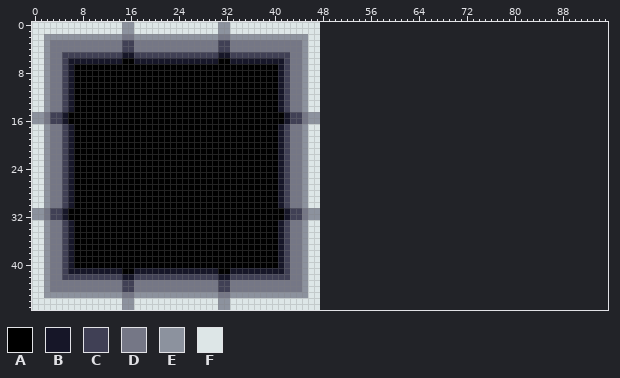
A pixel-art file gets an edit: assets/tile_map.aseprite. Above, as it was before the edit.
48x48 pixels, 1 frame. The old version is drawn lined up with the new one, on the new canvas.
Palette (. is transparent): A #000000  B #161628  C #404055  D #757786  E #8c929e  F #dde6e7
Pixels before (only the part around the change), first column x 61:
 9 ...................................
10 ...................................
11 ...................................
12 ...................................
13 ...................................
14 ...................................
15 ...................................
16 ...................................
17 ...................................
18 ...................................
19 ...................................
20 ...................................
21 ...................................
22 ...................................
23 ...................................
24 ...................................
25 ...................................
26 ...................................
27 ...................................
28 ...................................
29 ...................................
30 ...................................
31 ...................................
32 ...................................
33 ...................................
34 ...................................
35 ...................................
36 ...................................
37 ...................................
38 ...................................
39 ...................................
40 ...................................
41 ...................................
42 ...................................
43 ...................................
44 ...................................
45 ...................................
46 ...................................
47 ...................................
The result:
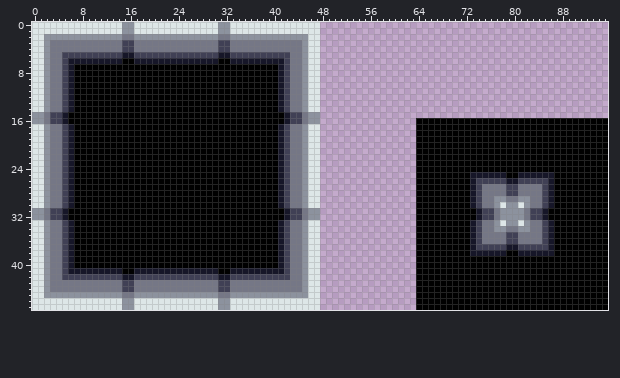
From old to new:
canvas 48x48 -> 96x48
Changed rows in their new state; - is an unchanged pixel.
first column x 64:
16 AAAAAAAAAAAAAAAAAAAAAAAAAAAAAAAA
17 AAAAAAAAAAAAAAAAAAAAAAAAAAAAAAAA
18 AAAAAAAAAAAAAAAAAAAAAAAAAAAAAAAA
19 AAAAAAAAAAAAAAAAAAAAAAAAAAAAAAAA
20 AAAAAAAAAAAAAAAAAAAAAAAAAAAAAAAA
21 AAAAAAAAAAAAAAAAAAAAAAAAAAAAAAAA
22 AAAAAAAAAAAAAAAAAAAAAAAAAAAAAAAA
23 AAAAAAAAAAAAAAAAAAAAAAAAAAAAAAAA
24 AAAAAAAAAAAAAAAAAAAAAAAAAAAAAAAA
25 AAAAAAAAABBBBBBAABBBBBBAAAAAAAAA
26 AAAAAAAAABCCCCCBBCCCCCBAAAAAAAAA
27 AAAAAAAAABCDDDDCCDDDDCBAAAAAAAAA
28 AAAAAAAAABCDDDDCCDDDDCBAAAAAAAAA
29 AAAAAAAAABCDDEEDDEEDDCBAAAAAAAAA
30 AAAAAAAAABCDDEFEEFEDDCBAAAAAAAAA
31 AAAAAAAAAABCCDEEEEDCCBAAAAAAAAAA
32 AAAAAAAAAABCCDEEEEDCCBAAAAAAAAAA
33 AAAAAAAAABCDDEFEEFEDDCBAAAAAAAAA
34 AAAAAAAAABCDDEEDDEEDDCBAAAAAAAAA
35 AAAAAAAAABCDDDDCCDDDDCBAAAAAAAAA
36 AAAAAAAAABCDDDDCCDDDDCBAAAAAAAAA
37 AAAAAAAAABCCCCCBBCCCCCBAAAAAAAAA
38 AAAAAAAAABBBBBBAABBBBBBAAAAAAAAA
39 AAAAAAAAAAAAAAAAAAAAAAAAAAAAAAAA
40 AAAAAAAAAAAAAAAAAAAAAAAAAAAAAAAA
41 AAAAAAAAAAAAAAAAAAAAAAAAAAAAAAAA
42 AAAAAAAAAAAAAAAAAAAAAAAAAAAAAAAA
43 AAAAAAAAAAAAAAAAAAAAAAAAAAAAAAAA
44 AAAAAAAAAAAAAAAAAAAAAAAAAAAAAAAA
45 AAAAAAAAAAAAAAAAAAAAAAAAAAAAAAAA
46 AAAAAAAAAAAAAAAAAAAAAAAAAAAAAAAA
47 AAAAAAAAAAAAAAAAAAAAAAAAAAAAAAAA
